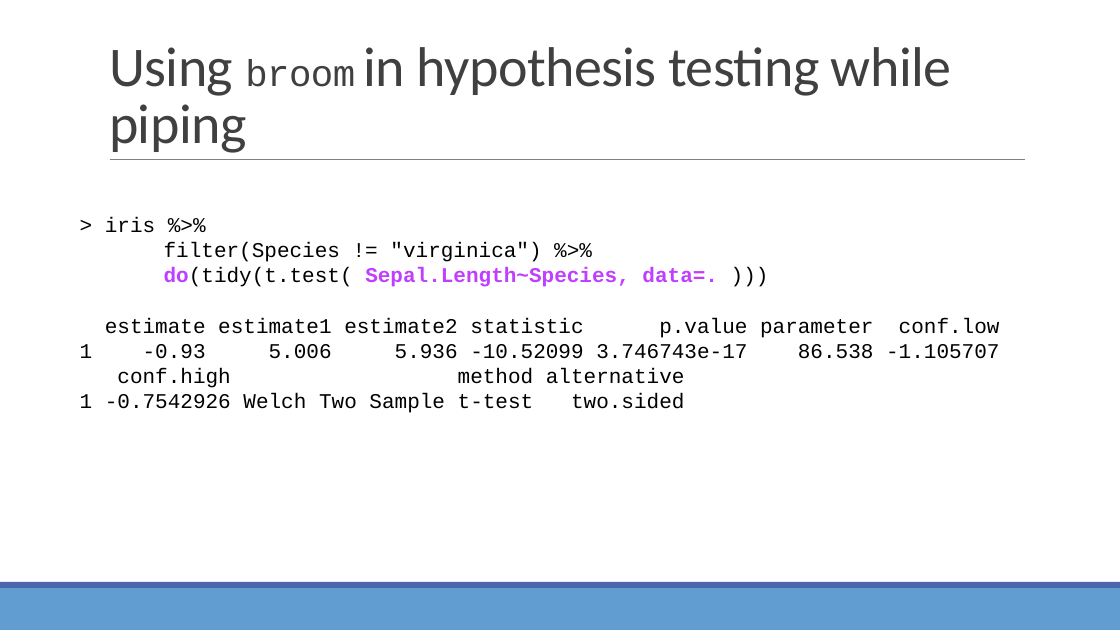
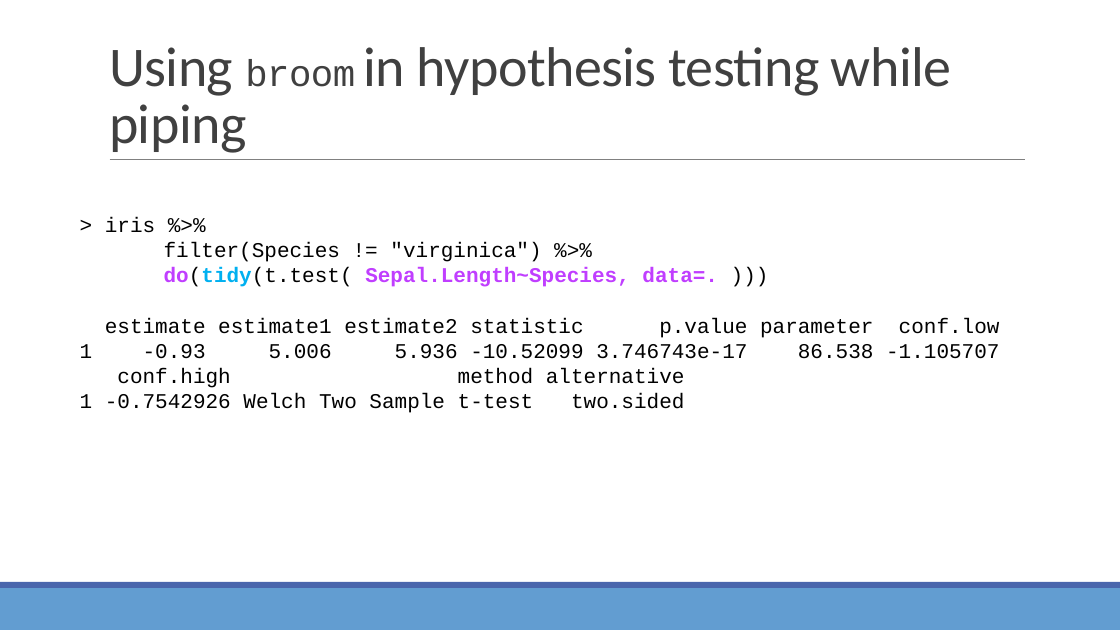
Before and after one commit to sjspielman/bio5312_fall2017, a slide deck: slide 23 of slides/day8_resampling_multtesting.pptx. Drawn at 1120x630 pixels with LibreOffice and Linux fonts; fonts in the diff are those of the drawing. Boxes give left, top, right and bottom in pixels: in the first picture for what was removed or moved away, otherwise in the second. Text is boxed around its words. In the diff, an @@ line names an element or a change of style, - is before the commit and + after.

```diff
--- a/slides/day8_resampling_multtesting.pptx
+++ b/slides/day8_resampling_multtesting.pptx
@@ text at <box>164,267,718,287</box>: text colour #000000 to #00B0F0, bold on in "do(tidy(t.test(" @@
```
Also in this commit, not shown: 6 other slides changed, 2 slides added, 10 other files.
